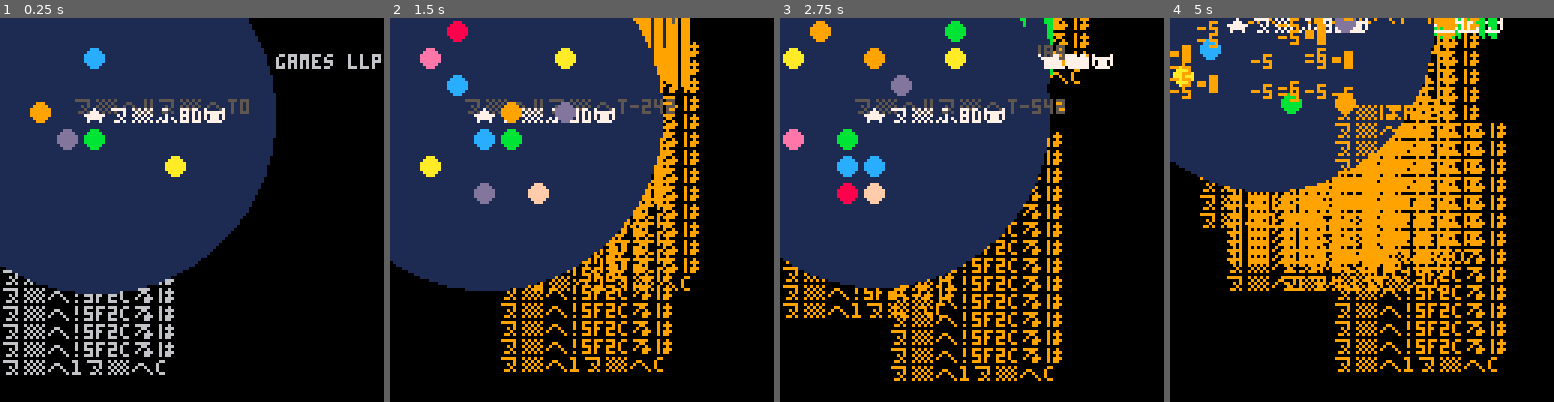
Above: before the commit, frames 1-4 (left to right).
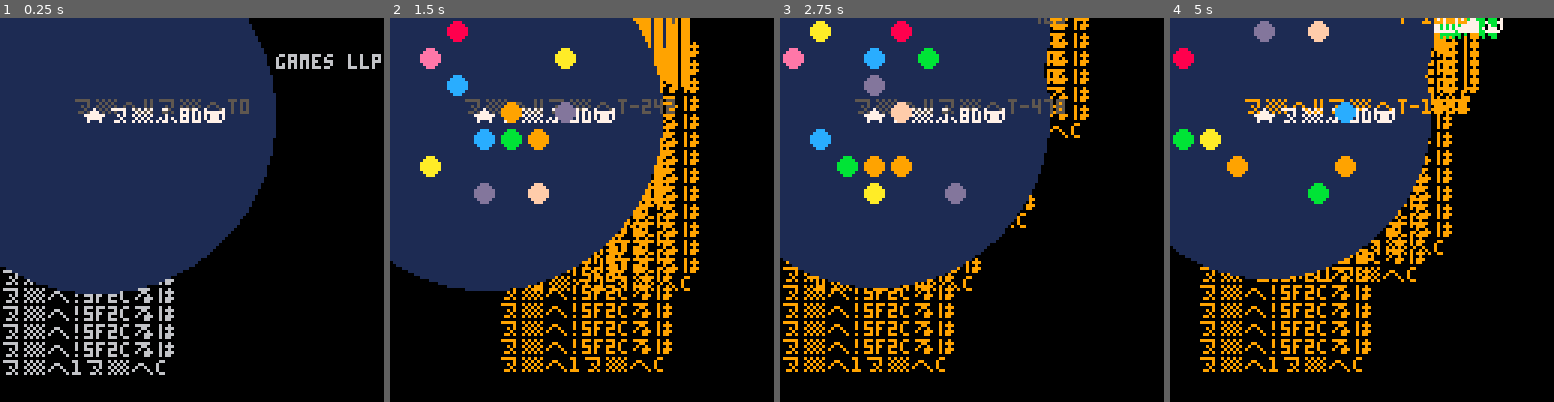
Above: after the commit, the same moments.

Repository: pancelor/bubble-cat
Game: PICO-8 cartridge tweets.p8
Same seed, same stepped clock (60 frames per second), same inputs: the game is played once before the commit and once after it.
Inputs:
- Up to frame 1 (0.25 s): no input
- Up to frame 2 (1.5 s): tap X (X key) at 0.33, 1.07 s; tap O (Z key) at 0.7 s
- Up to frame 3 (2.75 s): hold Right 1.6-2.1 s; tap O (Z key) at 1.7, 2.1, 2.5 s; tap X (X key) at 1.85 s; hold Up 2.15-2.42 s; hold Right from 2.47 s (still down)
- Up to frame 4 (5 s): tap O (Z key) every 0.4 s from 2.9 to 4.9 s; tap X (X key) at 2.97, 4.08 s; release Right at 3.03 s; hold Left 3.08-3.58 s; hold Down 3.63-3.97 s; hold Right 4.02-4.68 s; hold Up from 4.73 s (still down)

The runs differ from the first frame. In frame 1, 1.1% of the frame differs, in the area x 7-49%, y 7-42%; in frame 2, 0.2%; in frame 3, 13%; in frame 4, 34%, in the area x 0-88%, y 0-93%.

Commit message:
1 frame less lag; 588

Diff:
--- a/min.lua
+++ b/min.lua
@@ -1,7 +1,7 @@
 fl={}sc=0sz=0rf=circfill::_::bn,fc={}px=3py=3for j=0,12do?"⁶!5f2c³"
 add(bn,rnd(49)\1)end
-while t()<60do
-b=btnp()qu=b>8and"⁷fb2"d=sgn(sz-sc)ox=px?"⁶1⁶c"
+while t()<60do?"⁶1⁶c"
+b=btnp()qu=b>8and"⁷fb2"d=sgn(sz-sc)ox=px
 if(sz~=sc)sc+=d d+=6
 rf(32,32,60-t(),1)oy=py?"⁶w⁶t"..sc,24,27,4+d
 if(b>0)fn=b*.5938&.75
--- a/tweets.p8
+++ b/tweets.p8
@@ -1,30 +1,30 @@
 pico-8 cartridge // http://www.pico-8.com
 version 33
 __lua__
--- 2 left:
+-- 4 left:
 m={}n=0o=0p=circfill::_::z,r={}x=3y=3for j=0,12do?"⁶!5f2c³"
 add(z,rnd(49)\1)end
-while t()<60do
-b=btnp()qu=b>8and"⁷fb2"d=sgn(o-n)u=x?"⁶1⁶c"
+while t()<60do?"⁶1⁶c"
+b=btnp()q=b>8and"⁷fb2"d=sgn(o-n)u=x
 if(o~=n)n+=d d+=6
 p(32,32,60-t(),1)v=y?"⁶w⁶t"..n,24,27,4+d
 if(b>0)s=b*.5938&.75
 if(not r)r,s=s
 if(r)x+=cos(r)y+=sin(r)
-w=abs(x-3)>3or
+w=x\7+y\7~=0
 
--- 5 left:
-abs(y-3)>3?"★⁵8d🐱",x*9+1,y*9+3,7
+-- 16 left:
+?"★⁵8d🐱",x*9+1,y*9+3,7
 for j=#z,1,-1do
-i=z[j]d=qu and"-5"b=i\7*9a=i%7*9p(a+4,b+4,3,j|8)
-if(y*7+x==i)w=del(z,i)d="+1"?"⁷d"
-if(#z<1)d="+10"qu="⁷cg"
+i=z[j]d=q and"-5"b=i\7*9a=i%7*9p(a+4,b+4,3,j|8)
+if(y*7+x-x\7==i)w=del(z,i)d="+1"?"⁷d"
+if(#z<1)d="+10"q="⁷cg"
 if(d)add(m,{d,a,b,d*11})o+=d
 end
 if(w)x,y,r=u,v
 for a in all(m)do
 a[3]-=1?unpack(a)
 end
-if(qu)?qu
-if(qu)goto _
+if(q)?q
+if(q)goto _
 end
Not shown, changed: compress.sh
